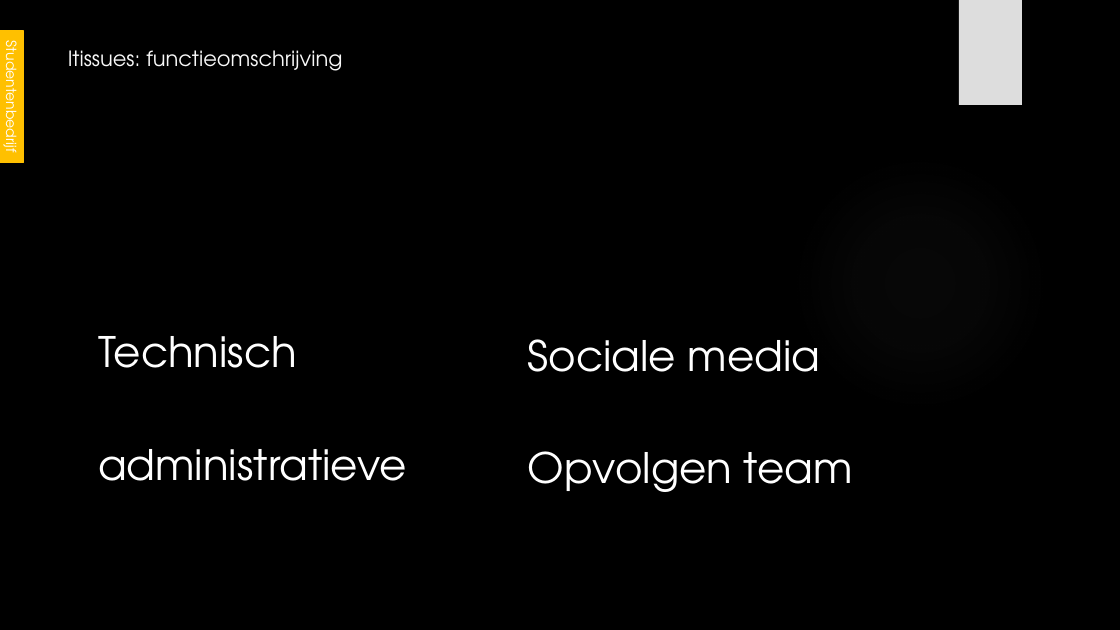
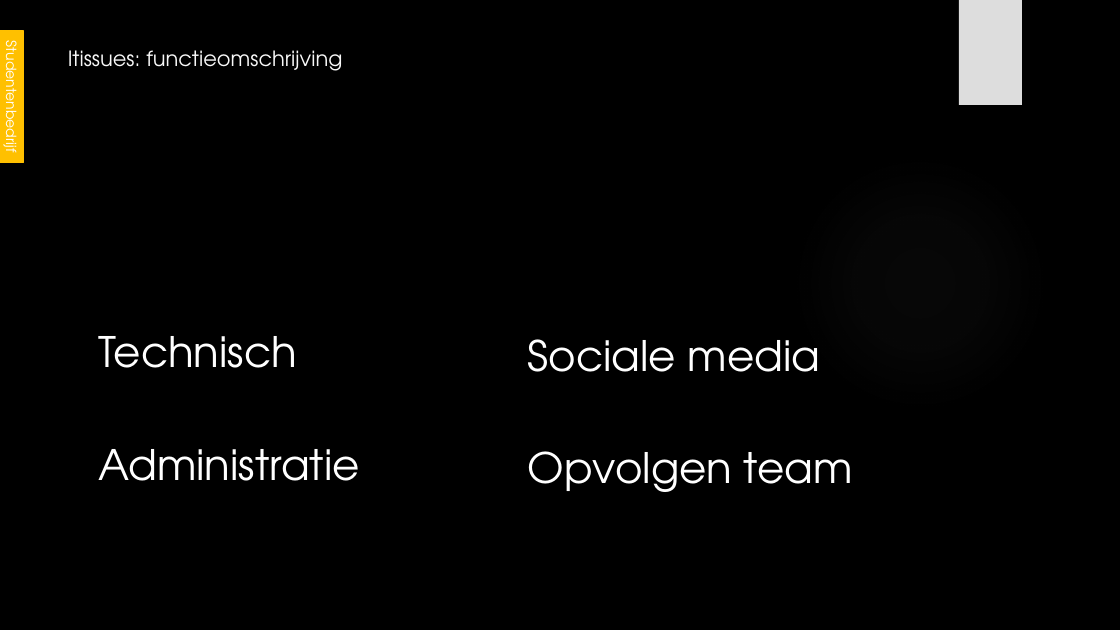
Before and after one commit to its-3ncrypt/Led_Cube_arduino, a slide deck: slide 5 of _Administratie/Presentatie GIP.pptx. Drawn at 1120x630 pixels with LibreOffice and Linux fonts; fonts in the diff are those of the drawing; background and template pictures are left out. Boxes give left, top, right and bottom in pixels: in the first picture for what was removed or moved away, otherwise in the second. Text is boxed around its words. In the diff, an @@ line names an element or a change of style, - is before the commit and + after.

```diff
--- a/_Administratie/Presentatie GIP.pptx
+++ b/_Administratie/Presentatie GIP.pptx
@@ text at (98,449,360,481): text changed @@
-administratieve
+Administratie
```
Also in this commit, not shown: 7 other slides changed, 1 other file.
